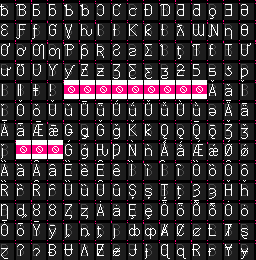
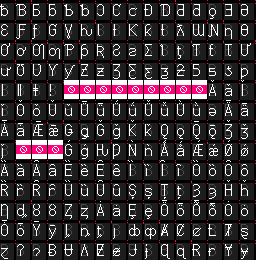
The second 256×260 image is a revision of the first. Changes to its layers:
painted on "Layer 1" over [143, 160, 160, 162]
painted on "Glyphs" over [130, 29, 149, 176]
